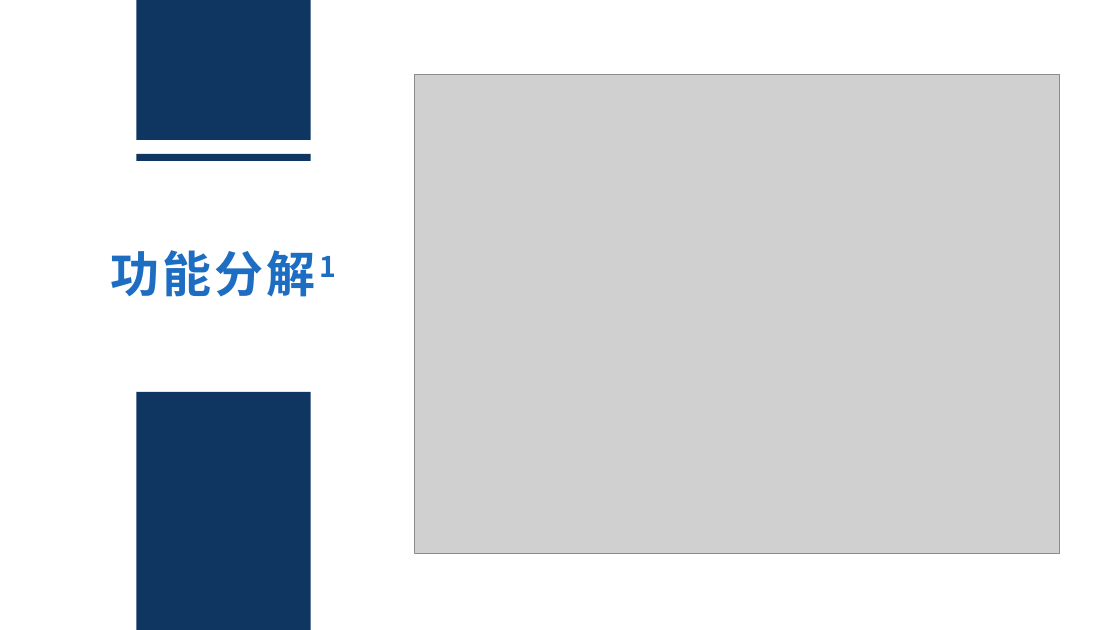
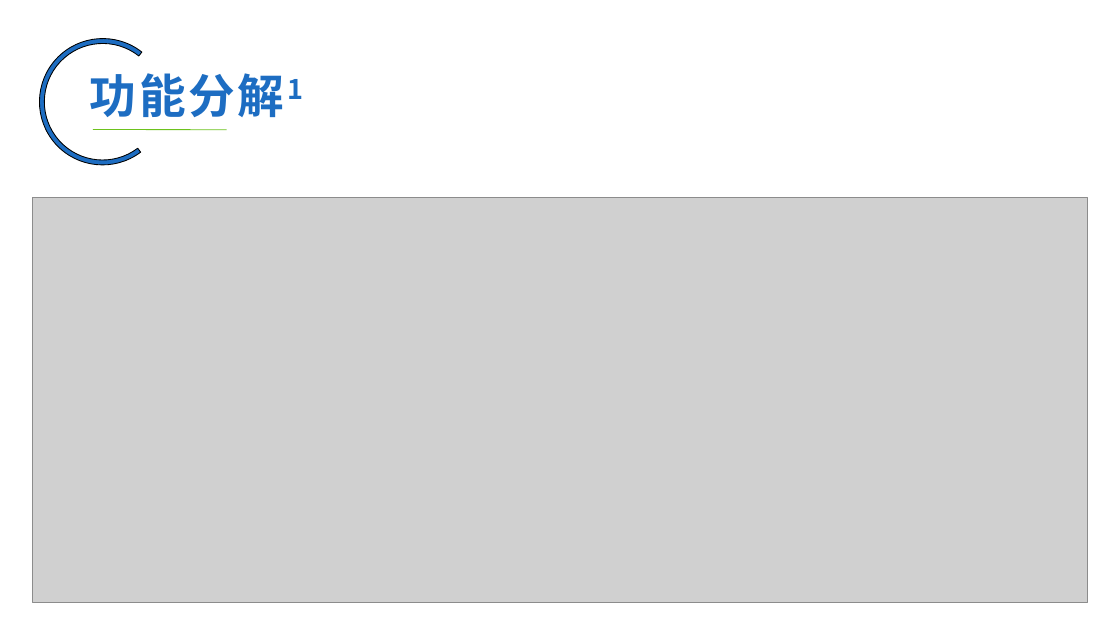
Before and after one commit to xlisses/ruang, a slide deck: slide 7 of detailed_design/项目设计.pptx. Drawn at 1120x630 pixels with LibreOffice and Linux fonts; fonts in the diff are those of the drawing; grey boxes stand for pictures. Boxes give left, top, right and bottom in pixels: in the first picture for what was removed or moved away, otherwise in the second. Text is boxed around its words. In the diff, an @@ line names an element or a change of style, - is before the commit and + after.

```diff
--- a/detailed_design/项目设计.pptx
+++ b/detailed_design/项目设计.pptx
@@ freeform shape added at (x1=14, y1=14, x2=191, y2=191), fill #1D6DC2, outline #000000 0.75 pt @@
@@ rectangle removed at (x1=136, y1=0, x2=311, y2=140) @@
@@ text "功能分解1" moved from (x1=111, y1=250, x2=336, y2=297) to (x1=90, y1=73, x2=304, y2=117) @@
@@ text "功能分解1" at (x1=90, y1=73, x2=304, y2=117): size 42 to 40 pt, letter spacing 2.6 to 2.4 pt; alignment centre to left @@
@@ picture removed at (x1=415, y1=74, x2=1060, y2=554) @@
@@ line added from (92, 129) to (227, 130), #6DC21D 0.75 pt @@
@@ rectangle removed at (x1=136, y1=154, x2=311, y2=160) @@
@@ picture added at (x1=33, y1=197, x2=1088, y2=603) @@
@@ rectangle removed at (x1=136, y1=392, x2=311, y2=630) @@
```
Also in this commit, not shown: 1 slide removed, 1 other file.
